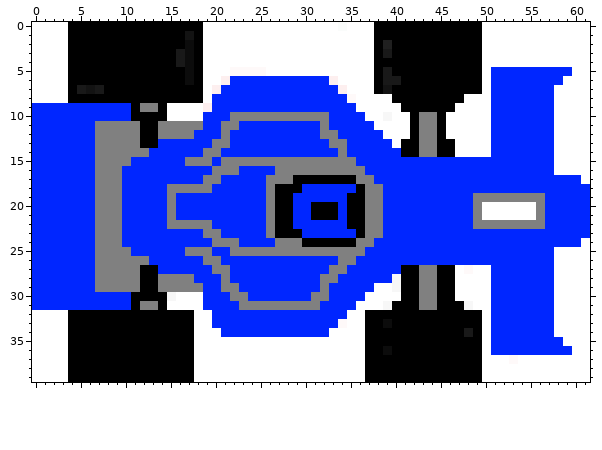
Pixel-art sprite: WPFRaceSimulator/Graphics/CarBlue.PNG. Above is the file before it was changed.
The file is 62x40 pixels. Colours within 5 levels of each other are drawn and written as one.
And afterwards:
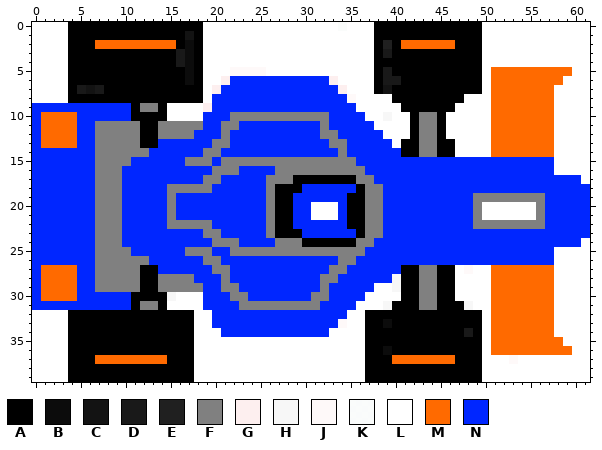
Palette (. is transparent): A #000000  B #0c0c0c  C #131313  D #191919  E #202020  F #808080  G #fdefef  H #f7f7f7  J #fef9f9  K #fffffff3  L #ffffff  M #ff6a00  N #0026ff
Changes in this commit:
Changed rows in their new state; - is an unchanged pixel.
first column x 1:
 2 ------MMMMMMMMM-------------------------MMMMMM-------------
 5 --------------------------------------------------MMMMMMMMM
 6 --------------------------------------------------MMMMMMMM-
 7 --------------------------------------------------MMMMMMM--
 8 --------------------------------------------------MMMMMMM--
 9 --------------------------------------------------MMMMMMM--
10 MMMM----------------------------------------------MMMMMMM--
11 MMMM----------------------------------------------MMMMMMM--
12 MMMM----------------------------------------------MMMMMMM--
13 MMMM----------------------------------------------MMMMMMM--
14 --------------------------------------------------MMMMMMM--
first column x 31:
20 LLL
21 LLL
first column x 1:
27 MMMM----------------------------------------------MMMMMMM--
28 MMMM----------------------------------------------MMMMMMM--
29 MMMM----------------------------------------------MMMMMMM--
30 MMMM----------------------------------------------MMMMMMM--
31 --------------------------------------------------MMMMMMM--
32 --------------------------------------------------MMMMMMM--
33 --------------------------------------------------MMMMMMM--
34 --------------------------------------------------MMMMMMM--
35 --------------------------------------------------MMMMMMMM-
36 --------------------------------------------------MMMMMMMMM
37 ------MMMMMMMM-------------------------MMMMMMM-------------
